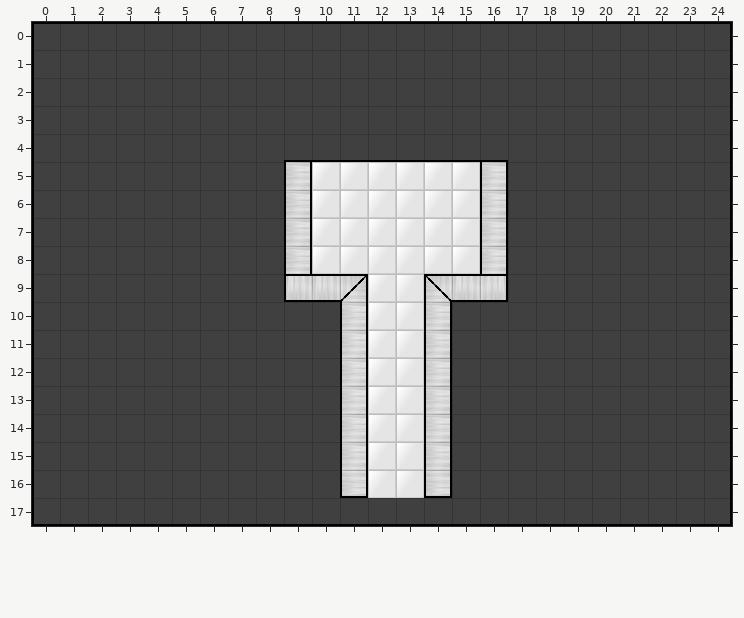
Tiled map, stored at src/level/tom_room_end.tmx. That is the earlier state.
Cells are 32x32 px. Shown: x 0..24, y 0..17.
New version:
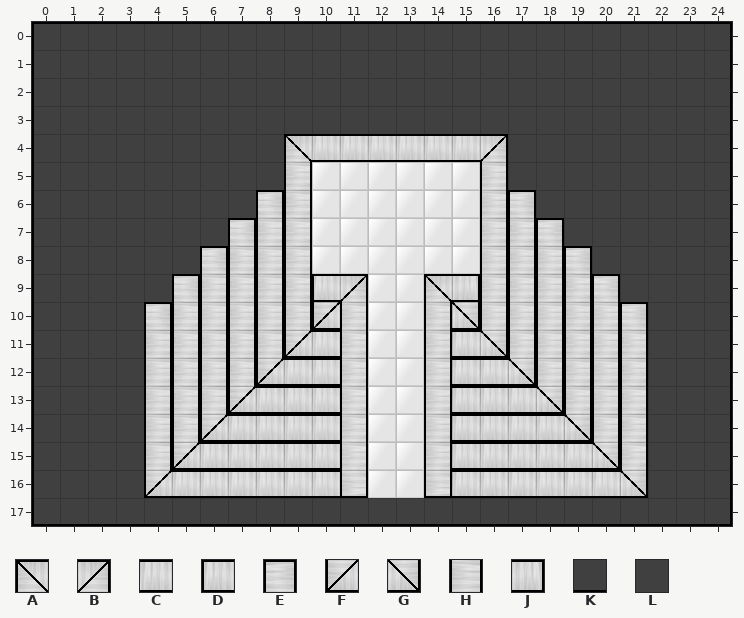
Key: from "GGJ2012": A 0, B 1, C 2, D 3, E 4, F 6, G 7, H 8, J 9, K 13, L 37.
_ is an empty cell.
The exact change:
Layer "Tile Layer 2":
y 4: x 9..16 KKKKKKKK -> ACCCCCCB
y 6: x 8 L -> E; x 17 L -> E
y 7: x 7..8 LL -> EH; x 17..18 LL -> HE
y 8: x 6..8 LLL -> EHH; x 17..19 LLL -> HHE
y 9: x 5..10 LLLLDC -> EHHHHD; x 15..20 CJLLLL -> JHHHHE
y 10: x 4..10 LLLLLLL -> EHHHHHF; x 15..21 LLLLLLL -> GHHHHHE
y 11: x 4..10 LLLLLLL -> HHHHHFC; x 15..21 LLLLLLL -> CGHHHHH
y 12: x 4..10 LLLLLLL -> HHHHFCC; x 15..21 LLLLLLL -> CCGHHHH
y 13: x 4..10 LLLLLLL -> HHHFCCC; x 15..21 LLLLLLL -> CCCGHHH
y 14: x 4..10 LLLLLLL -> HHFCCCC; x 15..21 LLLLLLL -> CCCCGHH
y 15: x 4..10 LLLLLLL -> HFCCCCC; x 15..21 LLLLLLL -> CCCCCGH
y 16: x 4..10 LLLLLLL -> FCCCCCC; x 15..21 LLLLLLL -> CCCCCCG
Pixel boxes of the changes (left, top, right, bottom) in both pictures:
changed: (284, 134, 508, 162)
changed: (144, 190, 340, 498)
changed: (452, 190, 648, 498)
